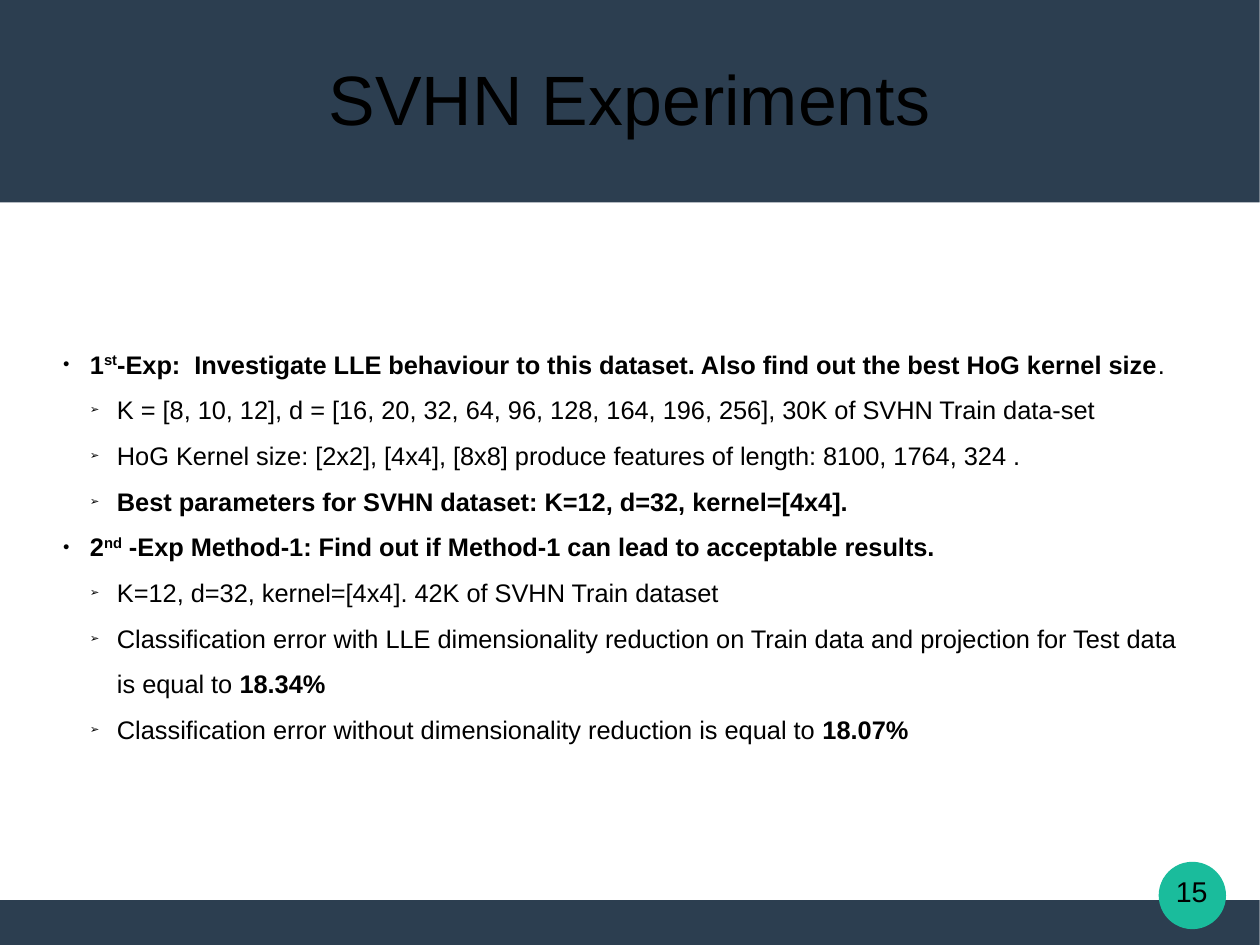
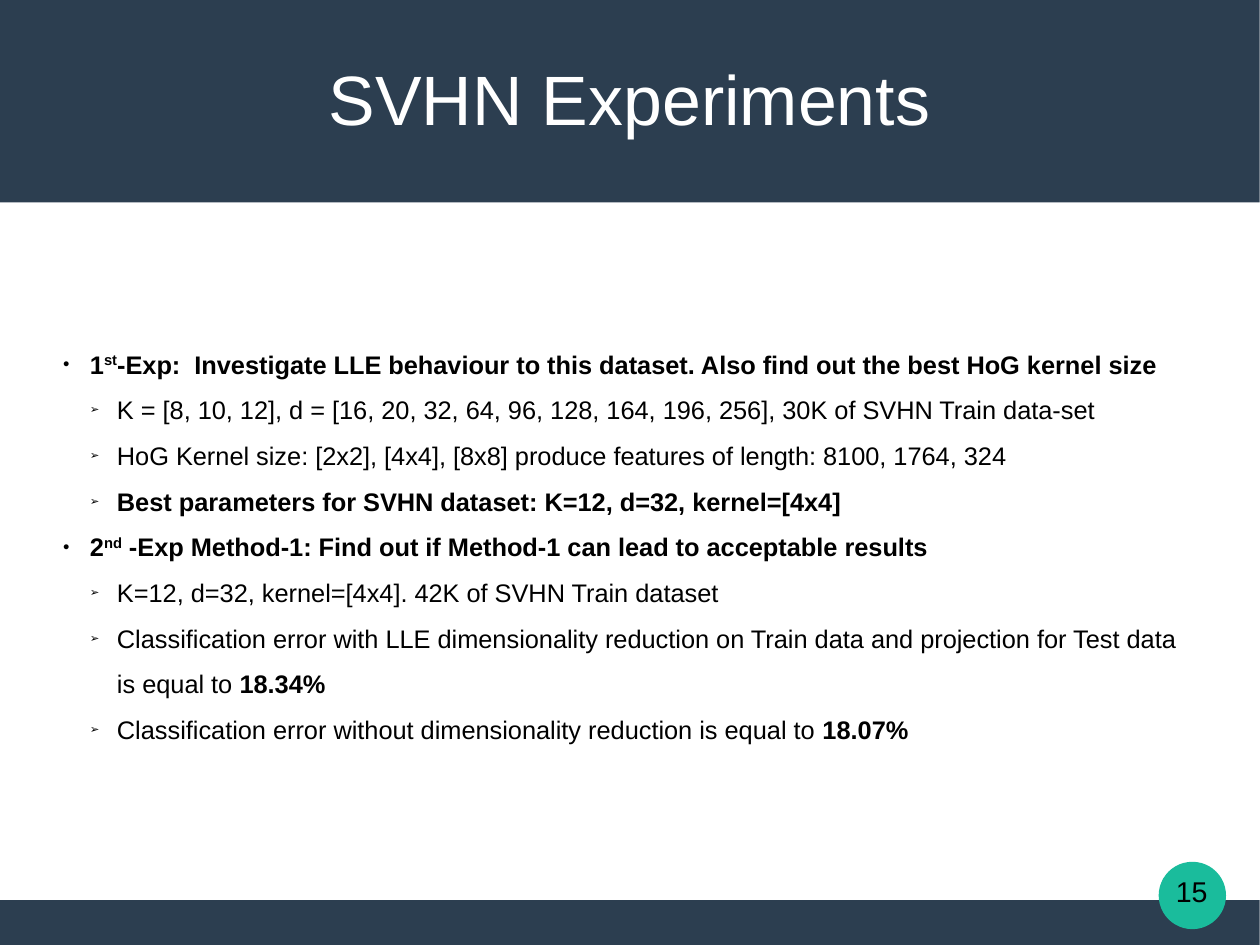
Before and after one commit to Katsileros/Dimensionality_Reduction, a slide deck: slide 15 of Diploma-Thesis-LaTeX/presentation/Locally_Linear_Embeddings_in_Pattern_Recognition.odp. Drawn at 1260x945 pixels with LibreOffice and Linux fonts; fonts in the diff are those of the drawing. Boxes give left, top, right and bottom in pixels: in the first picture for what was removed or moved away, otherwise in the second. Text is boxed around its words. In the diff, an @@ line names an element or a change of style, - is before the commit and + after.

```diff
--- a/Diploma-Thesis-LaTeX/presentation/Locally_Linear_Embeddings_in_Pattern_Recognition.odp
+++ b/Diploma-Thesis-LaTeX/presentation/Locally_Linear_Embeddings_in_Pattern_Recognition.odp
@@ title "SVHN Experiments" at [329,74,930,138]: text colour #000000 to #FFFFFF @@
@@ subtitle at [117,355,1157,379]: text changed @@
-● 1st-Exp: Investigate LLE behaviour to this dataset. Also find out the best HoG kernel size.
+● 1st-Exp: Investigate LLE behaviour to this dataset. Also find out the best HoG kernel size
@@ subtitle at [117,446,1006,562]: text changed @@
-  ➢ HoG Kernel size: [2x2], [4x4], [8x8] produce features of length: 8100, 1764, 324 .
-  ➢ Best parameters for SVHN dataset: K=12, d=32, kernel=[4x4].
-● 2nd -Exp Method-1: Find out if Method-1 can lead to acceptable results.
+  ➢ HoG Kernel size: [2x2], [4x4], [8x8] produce features of length: 8100, 1764, 324
+  ➢ Best parameters for SVHN dataset: K=12, d=32, kernel=[4x4]
+● 2nd -Exp Method-1: Find out if Method-1 can lead to acceptable results
```
Also in this commit, not shown: 19 other slides changed, 1 other file.
